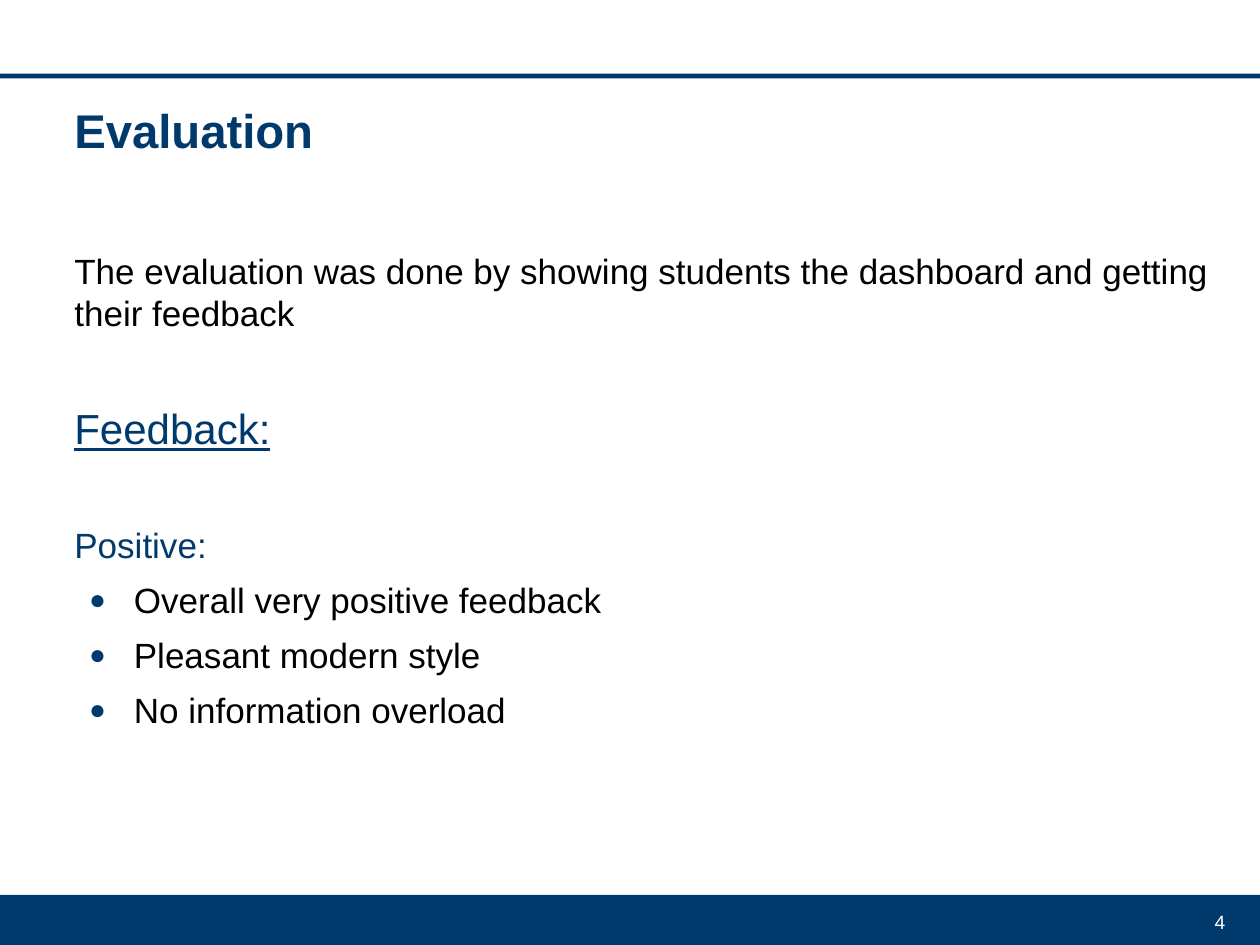
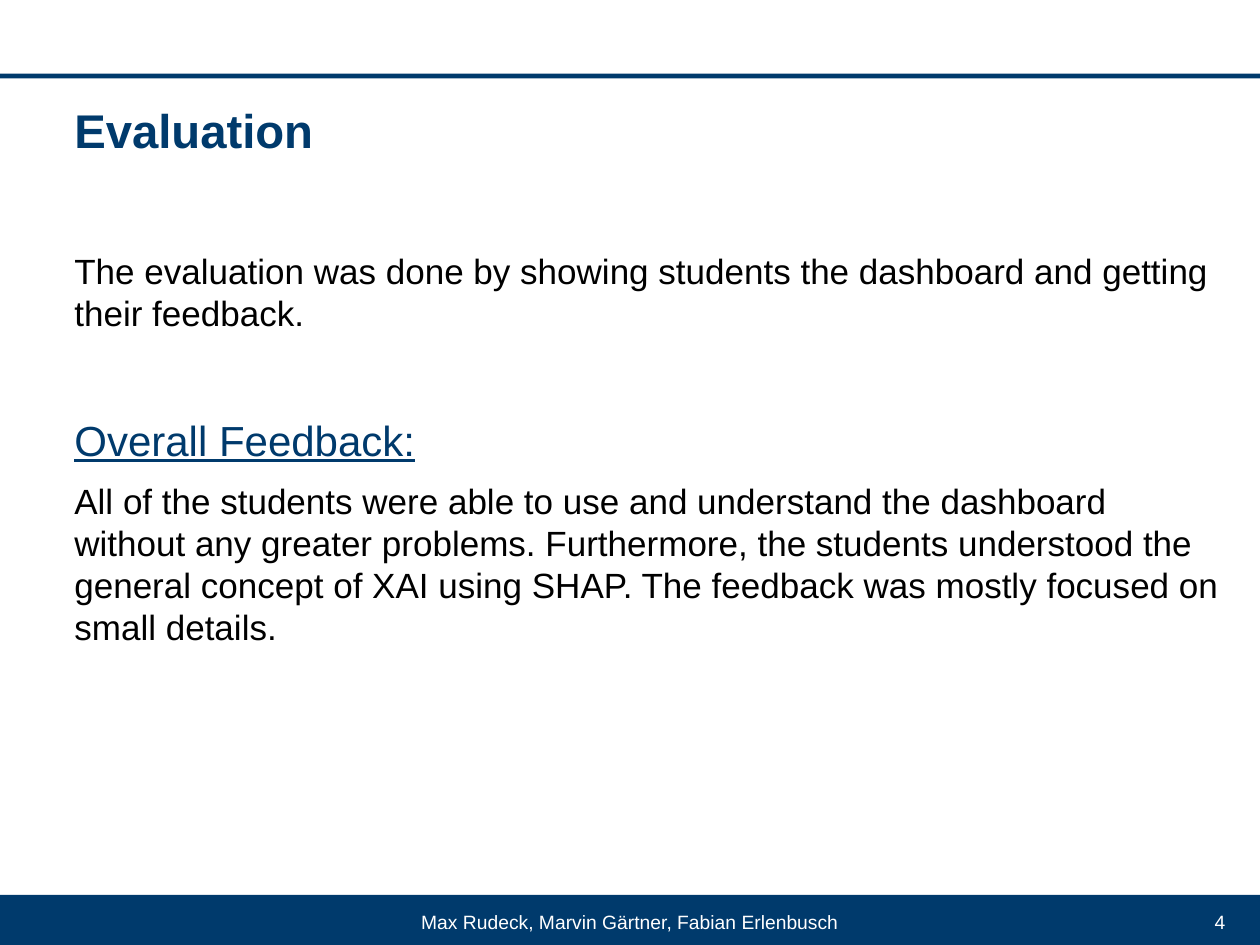
Before and after one commit to DrFab1/va_explainable_ai, a slide deck: slide 4 of VA_Projekt.ppt. Drawn at 1260x945 pixels with LibreOffice and Linux fonts; fonts in the diff are those of the drawing; background and template pictures are left out. Boxes give left, top, right and bottom in pixels: in the first picture for what was removed or moved away, otherwise in the second. Text is boxed around its words. In the diff, an @@ line names an element or a change of style, - is before the commit and + after.

Commit message:
Final Presentation

```diff
--- a/VA_Projekt.ppt
+++ b/VA_Projekt.ppt
@@ text at (74,258,1218,641): text changed @@
-The evaluation was done by showing students the dashboard and getting their feedback
-Feedback:
-Positive:
-● Overall very positive feedback
-● Pleasant modern style
-● No information overload
+The evaluation was done by showing students the dashboard and getting their feedback.
+Overall Feedback:
+All of the students were able to use and understand the dashboard without any greater problems. Furthermore, the students understood the general concept of XAI using SHAP. The feedback was mostly focused on small details.
@@ text added at (421,915,838,932), 11 pt, text #FFFFFF @@
+Max Rudeck, Marvin Gärtner, Fabian Erlenbusch
```
Also in this commit, not shown: 4 other slides changed, 1 slide added, 1 slide removed.
